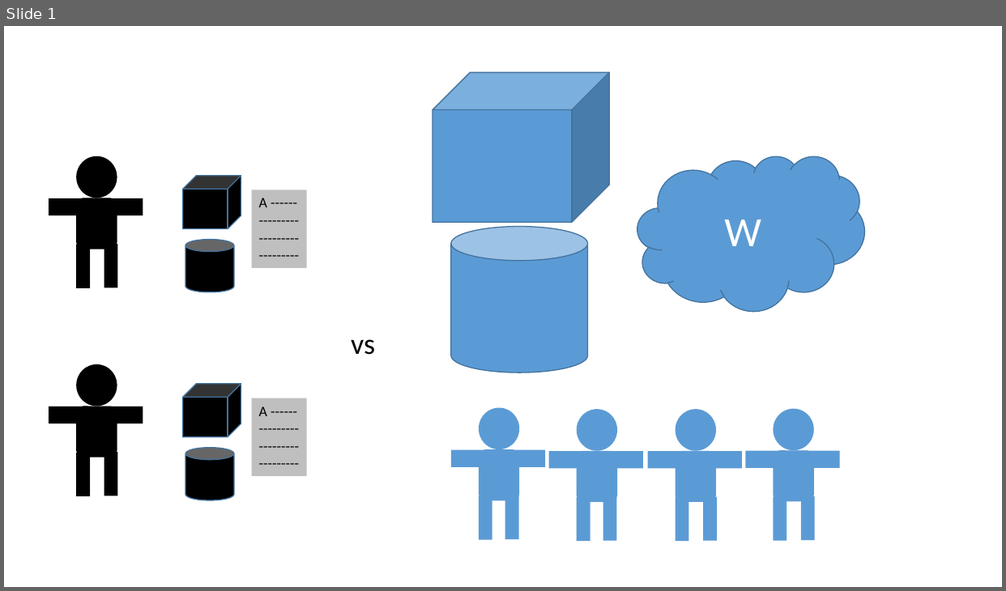
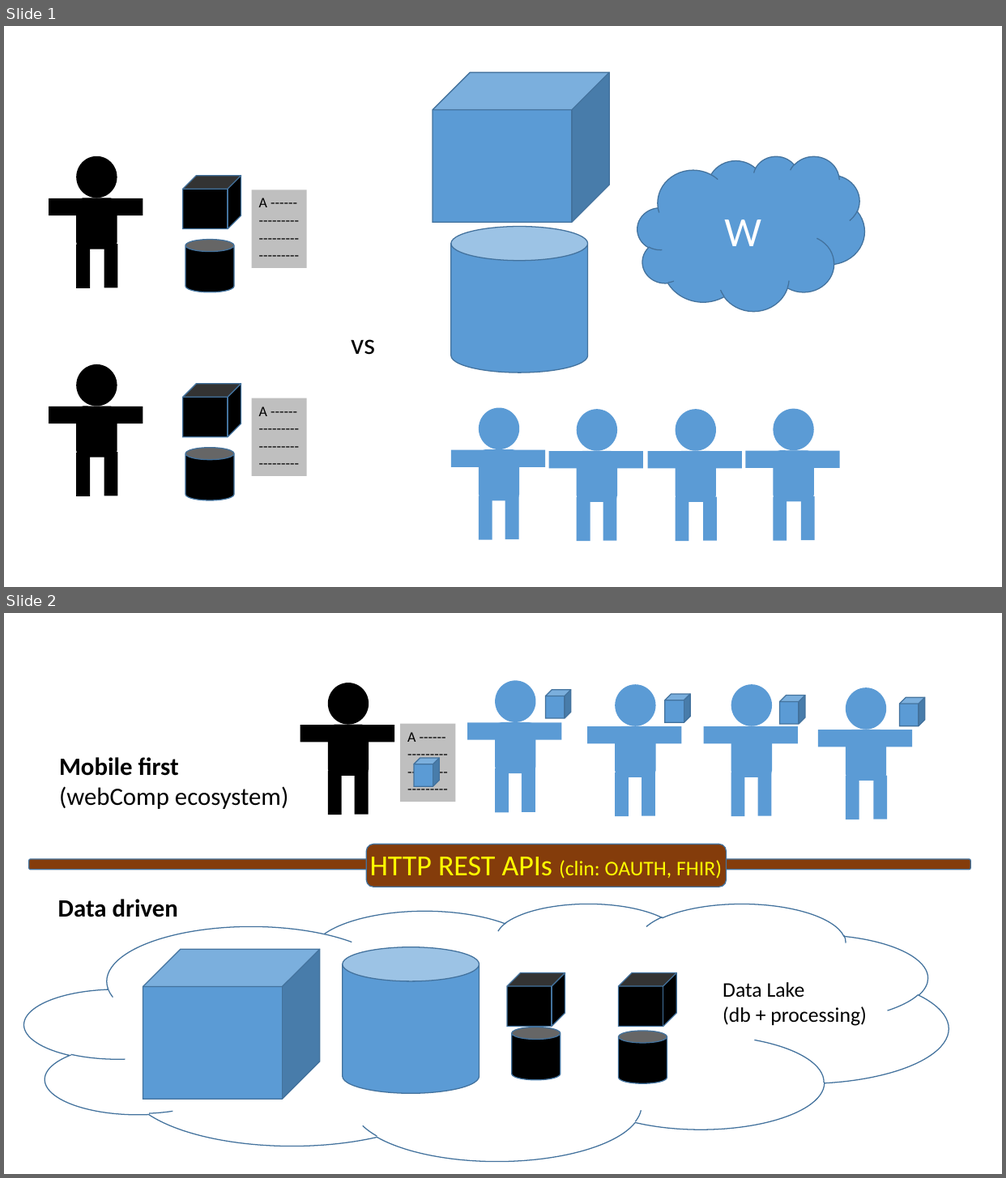
Before and after one commit to jonasalmeida/presentations, a slide deck: domain facing.pptx. Shown one above the other, each under a label of ours: slide 1 before the commit, slides 1 and 2 after it. The pictures are 1006x591 and 1006x1178 pixels, drawn with LibreOffice and Linux fonts; fonts in the diff are those of the drawing. Boxes give left, top, right and bottom in pixels: in the first picture for what was removed or moved away, otherwise in the second. Text is boxed around its words. In the diff, an @@ line names an element or a change of style, - is before the commit and + after.

```diff
--- a/domain facing.pptx
+++ b/domain facing.pptx
@@ slide 2 added at (x1=4, y1=613, x2=1002, y2=1174), background #FFFFFF @@
@@ cube added at (x1=545, y1=690, x2=571, y2=718), fill #5B9BD5, outline #43739E 1 pt @@
@@ cube added at (x1=665, y1=694, x2=691, y2=722), fill #5B9BD5, outline #43739E 1 pt @@
@@ cube added at (x1=780, y1=696, x2=805, y2=724), fill #5B9BD5, outline #43739E 1 pt @@
@@ cube added at (x1=899, y1=697, x2=925, y2=726), fill #5B9BD5, outline #43739E 1 pt @@
@@ rectangle added at (x1=400, y1=724, x2=455, y2=802), fill #BFBFBF, 14 pt, text #000000 @@
+A ------
+---------
+---------
+---------
@@ text added at (x1=59, y1=757, x2=288, y2=809), 24 pt, text #000000 @@
+Mobile first
+(webComp ecosystem)
@@ cube added at (x1=414, y1=758, x2=440, y2=786), fill #5B9BD5, outline #43739E 1 pt @@
@@ group added at (x1=300, y1=683, x2=394, y2=815): 3 rectangles, 1 ellipse, 1 rounded rectangle @@
@@ group added at (x1=467, y1=680, x2=562, y2=813): 3 rectangles, 1 ellipse, 1 rounded rectangle @@
@@ group added at (x1=587, y1=684, x2=681, y2=816): 3 rectangles, 1 ellipse, 1 rounded rectangle @@
@@ group added at (x1=704, y1=684, x2=799, y2=816): 3 rectangles, 1 ellipse, 1 rounded rectangle @@
@@ group added at (x1=818, y1=688, x2=912, y2=820): 3 rectangles, 1 ellipse, 1 rounded rectangle @@
@@ rounded rectangle added at (x1=366, y1=845, x2=727, y2=887), fill #843C0B, outline #43739E 1 pt @@
@@ rounded rectangle added at (x1=28, y1=859, x2=970, y2=870), fill #843C0B, outline #43739E 1 pt @@
@@ text added at (x1=370, y1=856, x2=722, y2=879), 20 pt, text #FFFF00 @@
+HTTP REST APIs (clin: OAUTH, FHIR)
@@ cloud added at (x1=25, y1=904, x2=948, y2=1161), outline #43739E 1 pt @@
@@ text added at (x1=58, y1=899, x2=178, y2=918), 24 pt, text #000000, bold @@
+Data driven
@@ cube added at (x1=143, y1=949, x2=320, y2=1099), fill #5B9BD5, outline #43739E 1 pt @@
@@ cylinder added at (x1=343, y1=948, x2=479, y2=1093), fill #5B9BD5, outline #43739E 1 pt @@
@@ cube added at (x1=507, y1=973, x2=565, y2=1026), fill #000000, outline #43739E 1 pt @@
@@ cube added at (x1=619, y1=973, x2=677, y2=1026), fill #000000, outline #43739E 1 pt @@
@@ text added at (x1=722, y1=982, x2=867, y2=1026), 20 pt, text #000000 @@
+Data Lake
+(db + processing)
@@ cylinder added at (x1=512, y1=1028, x2=560, y2=1081), fill #000000, outline #43739E 1 pt @@
@@ cylinder added at (x1=619, y1=1031, x2=667, y2=1084), fill #000000, outline #43739E 1 pt @@
```
Also in this commit, not shown: 1 other slide added, 6 other files.
